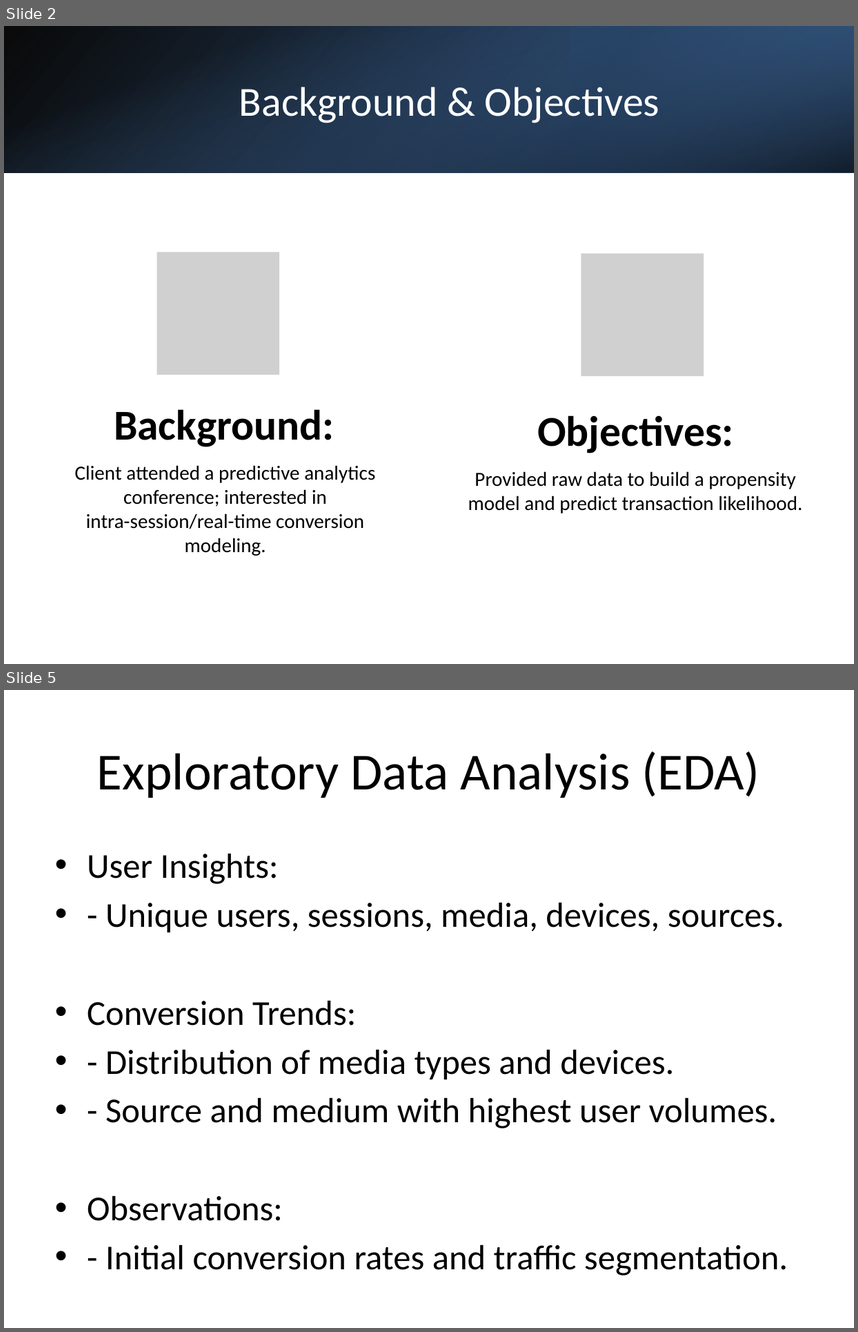
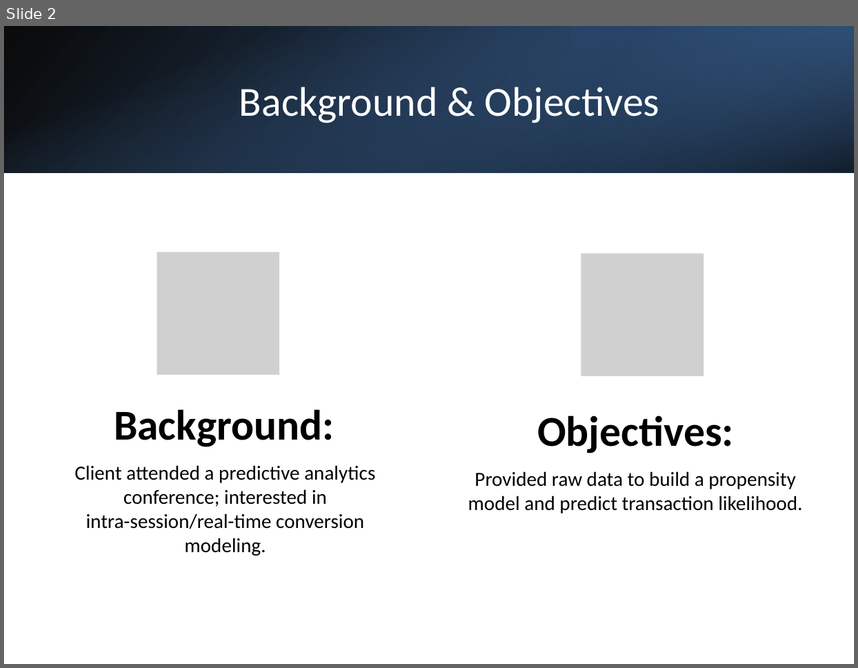
Before and after one commit to wfgoh/modules, a slide deck: presentation.pptx. Shown one above the other, each under a label of ours: slides 2 and 5 before the commit, slide 2 after it; the slides between them are not shown. The pictures are 858x1332 and 858x668 pixels, drawn with LibreOffice and Linux fonts; fonts in the diff are those of the drawing; grey boxes stand for pictures. Boxes give left, top, right and bottom in pixels: in the first picture for what was removed or moved away, otherwise in the second. Text is boxed around its words. In the diff, an @@ line names an element or a change of style, - is before the commit and + after.

```diff
--- a/presentation.pptx
+++ b/presentation.pptx
@@ slide 5 removed at box(4, 690, 854, 1328), background #FFFFFF @@
@@ title removed at box(97, 751, 760, 798) @@
-Exploratory Data Analysis (EDA)
@@ text removed at box(87, 854, 788, 1275) @@
-• User Insights:
-• - Unique users, sessions, media, devices, sources.
-• Conversion Trends:
-• - Distribution of media types and devices.
-• - Source and medium with highest user volumes.
-• Observations:
-• - Initial conversion rates and traffic segmentation.
```
Also in this commit, not shown: 8 slides changed, 1 slide added, 1 other slide removed.
